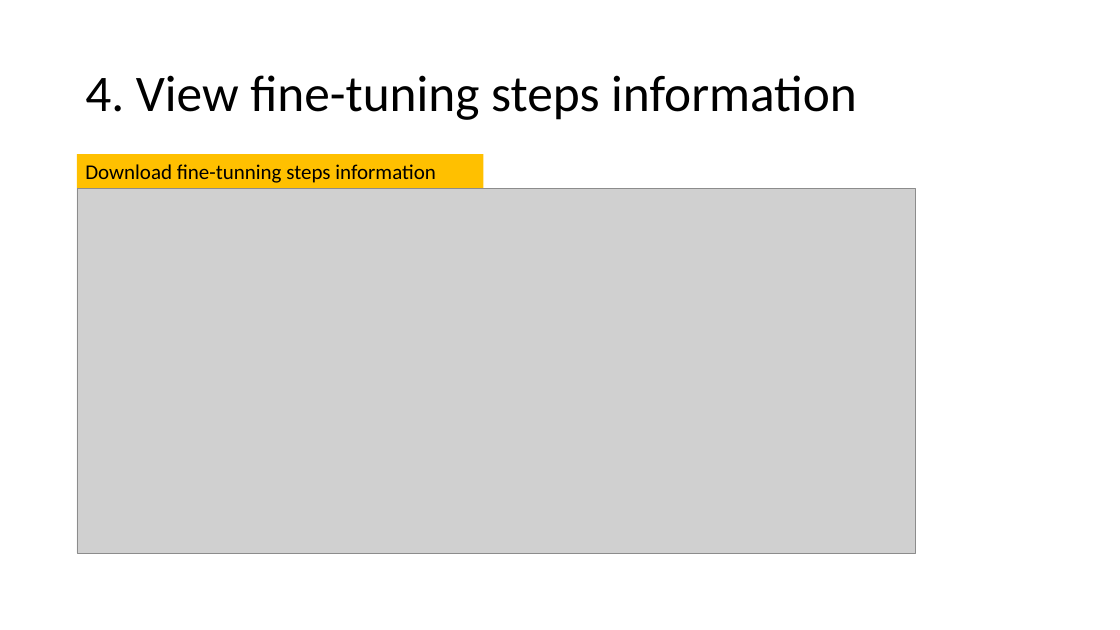
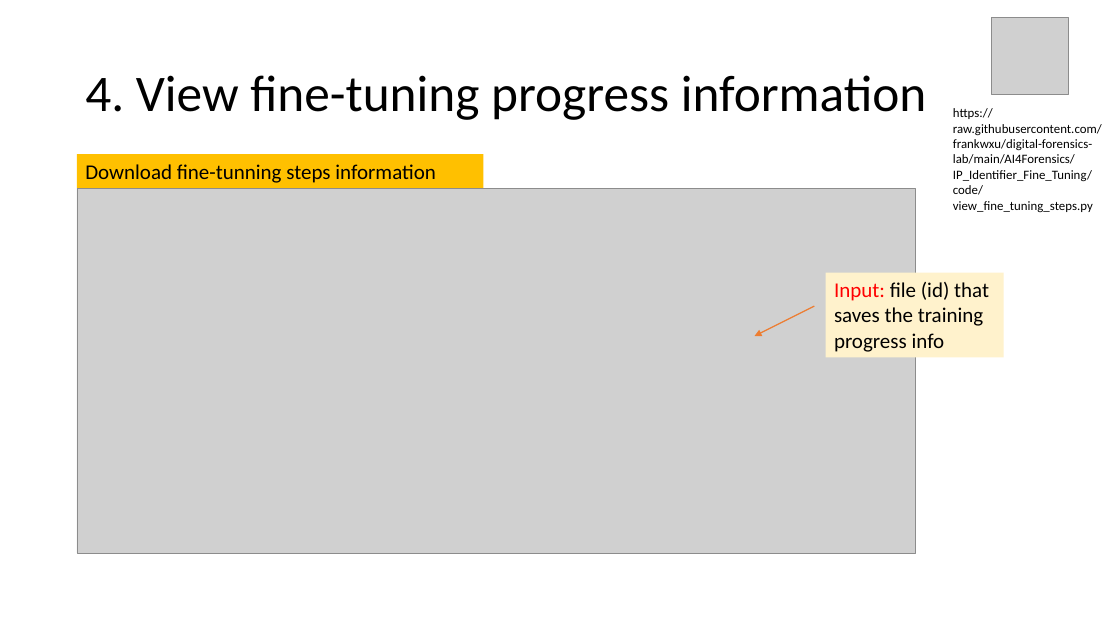
Before and after one commit to frankwxu/digital-forensics-lab, a slide deck: slide 29 of AI4Forensics/IP_Identifier_Fine_Tuning/IP_Identifer_Fine_Tuning.pptx (slide 28 before the commit). Drawn at 1120x630 pixels with LibreOffice and Linux fonts; fonts in the diff are those of the drawing; grey boxes stand for pictures; background and template pictures are left out. Boxes give left, top, right and bottom in pixels: in the first picture for what was removed or moved away, otherwise in the second. Text is boxed around its words. In the diff, an @@ line names an element or a change of style, - is before the commit and + after.

```diff
--- a/AI4Forensics/IP_Identifier_Fine_Tuning/IP_Identifer_Fine_Tuning.pptx
+++ b/AI4Forensics/IP_Identifier_Fine_Tuning/IP_Identifer_Fine_Tuning.pptx
@@ picture added at box(991, 18, 1069, 95) @@
@@ title at box(85, 75, 927, 120): text changed @@
-4. View fine-tuning steps information
+4. View fine-tuning progress information
@@ text added at box(953, 108, 1102, 212), 11 pt, text #000000 @@
+https://raw.githubusercontent.com/frankwxu/digital-forensics-lab/main/AI4Forensics/IP_Identifier_Fine_Tuning/code/view_fine_tuning_steps.py
@@ rectangle added at box(826, 273, 1004, 358), fill #FFF2CC, 18 pt, text #000000 @@
+Input: file (id) that saves the training progress info
@@ arrow added from (814, 306) to (755, 336), #ED7D31 1 pt @@
```
Also in this commit, not shown: 19 other slides changed, 1 slide added.
